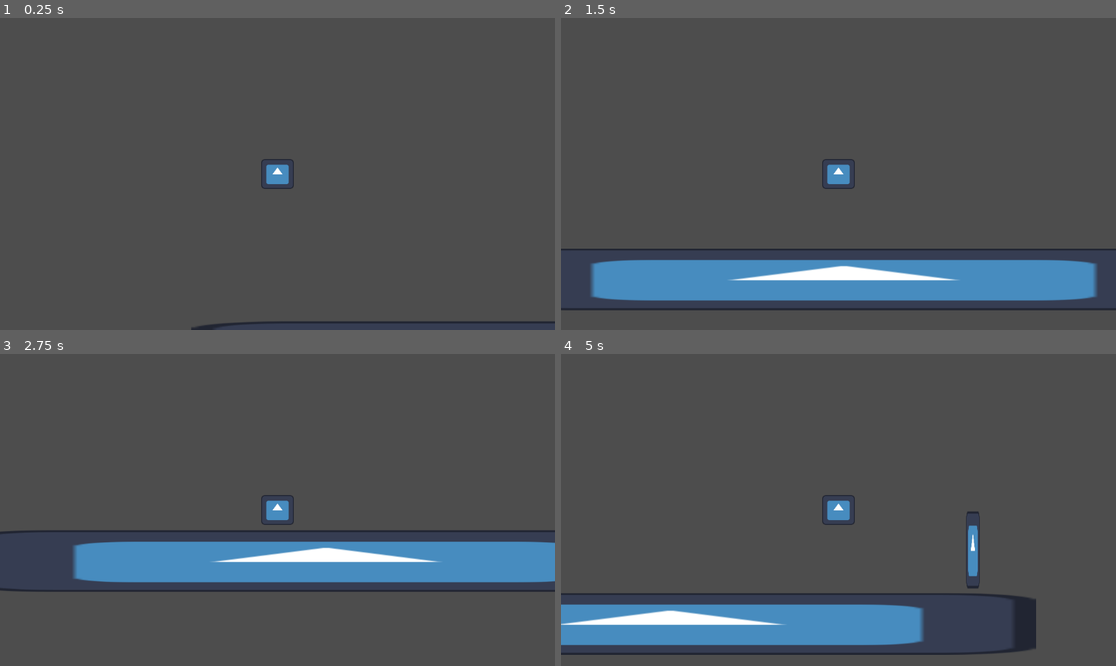
Above: before the commit, frames 1-4 (two rows, left to right).
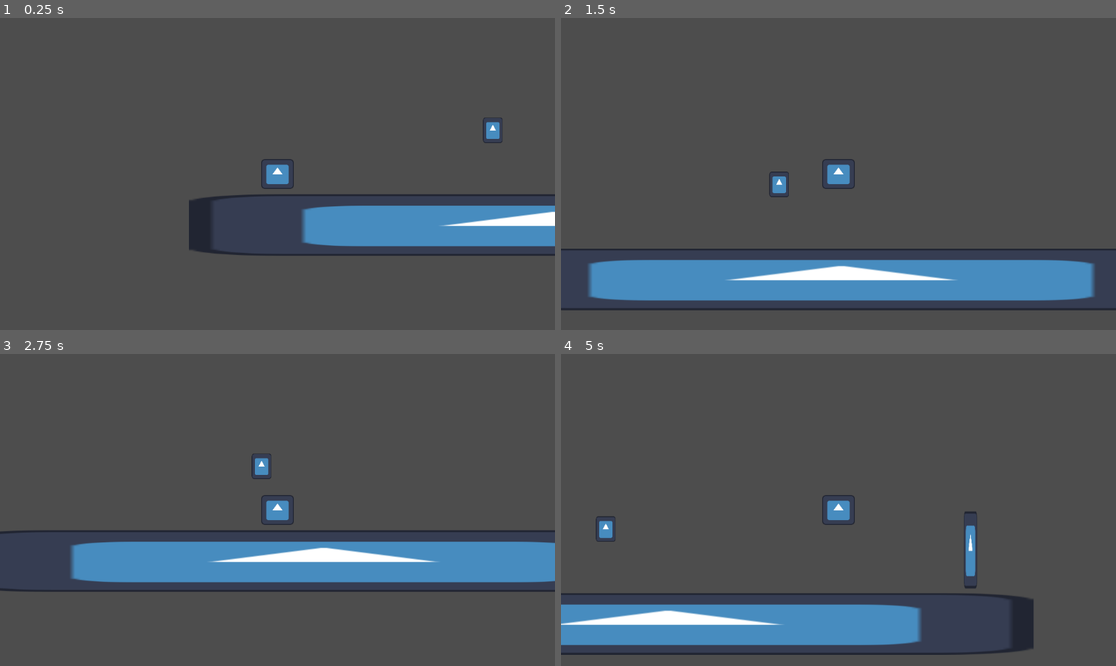
Above: after the commit, the same moments.

Repository: Brian0706/GDDC_Example_Game
Game: Godot game, scene res://Scenes/main.tscn
The game is run twice, just before and just after one commit, with the same random seed, the same clock (stepped at 60 frames per second) and the same inputs. The engine's default icon, where the game draws it, is replaced by a stand-in: a white triangle on a blue panel in a dark square.
Inputs:
- Up to frame 1 (0.25 s): no input
- Up to frame 2 (1.5 s): hold D (right) from 0.53 s (still down); tap Space (jump) at 0.77 s
- Up to frame 3 (2.75 s): tap Space (jump) at 1.52 s; release D (right) at 2.03 s; hold A (left) from 2.03 s (still down)
- Up to frame 4 (5 s): release A (left) at 2.78 s; hold D (right) 2.78-4.28 s; tap Space (jump) at 3.02, 3.77, 4.52 s; hold A (left) from 4.28 s (still down)

The runs differ from the first frame. In frame 1, 8.3% of the frame differs, in the area x 34-100%, y 31-100%; in frame 2, 0.6%; in frame 3, 0.4%; in frame 4, 0.8%.

Commit message:
Added item box will work on that tmrw

Diff:
--- /dev/null
+++ b/new-game-project/Code/global.gd
@@ -0,0 +1,4 @@
+extends Node
+
+var lives = 10
+var money = 0
--- /dev/null
+++ b/new-game-project/Code/item_box.gd
@@ -0,0 +1,7 @@
+extends Area2D
+var item: String
+
+func _on_body_entered(body: Node2D) -> void:
+	print("got item!")
+	if (body.name == "Player" && item != ""):
+		print("got item!")
--- /dev/null
+++ b/new-game-project/Scenes/item_box.tscn
@@ -0,0 +1,20 @@
+[gd_scene load_steps=4 format=3 uid="uid://cb1isn0udac5l"]
+
+[ext_resource type="Script" uid="uid://x1f6hsm80ds2" path="res://Code/item_box.gd" id="1_b2omr"]
+[ext_resource type="Texture2D" uid="uid://drvve0lxeref3" path="res://Art/icon.svg" id="1_oem4c"]
+
+[sub_resource type="RectangleShape2D" id="RectangleShape2D_jjvhh"]
+size = Vector2(57, 68)
+
+[node name="ItemBox" type="Area2D"]
+script = ExtResource("1_b2omr")
+
+[node name="CollisionShape2D" type="CollisionShape2D" parent="."]
+position = Vector2(-1.5, -1)
+shape = SubResource("RectangleShape2D_jjvhh")
+
+[node name="Sprite2D" type="Sprite2D" parent="."]
+scale = Vector2(0.320313, 0.414063)
+texture = ExtResource("1_oem4c")
+
+[connection signal="body_entered" from="." to="." method="_on_body_entered"]
--- a/new-game-project/Scenes/main.tscn
+++ b/new-game-project/Scenes/main.tscn
@@ -1,9 +1,10 @@
-[gd_scene load_steps=6 format=3 uid="uid://c54nfbrhwnhd"]
+[gd_scene load_steps=7 format=3 uid="uid://c54nfbrhwnhd"]
 
 [ext_resource type="PackedScene" uid="uid://3ulyxrycujua" path="res://Scenes/player.tscn" id="1_jjgbg"]
 [ext_resource type="Texture2D" uid="uid://drvve0lxeref3" path="res://Art/icon.svg" id="2_bo1nx"]
 [ext_resource type="PackedScene" uid="uid://8v337s561s3d" path="res://Scenes/victory.tscn" id="3_8gbba"]
 [ext_resource type="PackedScene" uid="uid://ber431k58enqq" path="res://Scenes/death_box.tscn" id="4_jjvhh"]
+[ext_resource type="PackedScene" uid="uid://cb1isn0udac5l" path="res://Scenes/item_box.tscn" id="5_kry3j"]
 
 [sub_resource type="RectangleShape2D" id="RectangleShape2D_bo1nx"]
 size = Vector2(128.421, 148)
@@ -11,6 +12,7 @@
 [node name="Node2D" type="Node2D"]
 
 [node name="Player" parent="." instance=ExtResource("1_jjgbg")]
+position = Vector2(5, 284)
 
 [node name="Sprite2D" type="Sprite2D" parent="."]
 position = Vector2(581, 399)
@@ -28,3 +30,6 @@
 
 [node name="DeathBox" parent="." instance=ExtResource("4_jjvhh")]
 position = Vector2(615, 718)
+
+[node name="ItemBox" parent="." instance=ExtResource("5_kry3j")]
+position = Vector2(452, 202)
--- a/new-game-project/project.godot
+++ b/new-game-project/project.godot
@@ -14,6 +14,10 @@
 run/main_scene="uid://c54nfbrhwnhd"
 config/features=PackedStringArray("4.4", "Mobile")
 config/icon="res://Art/icon.svg"
+
+[autoload]
+
+Global="*res://Code/global.gd"
 
 [input]
 
Not shown, added: new-game-project/Code/global.gd.uid
Not shown, added: new-game-project/Code/item_box.gd.uid
